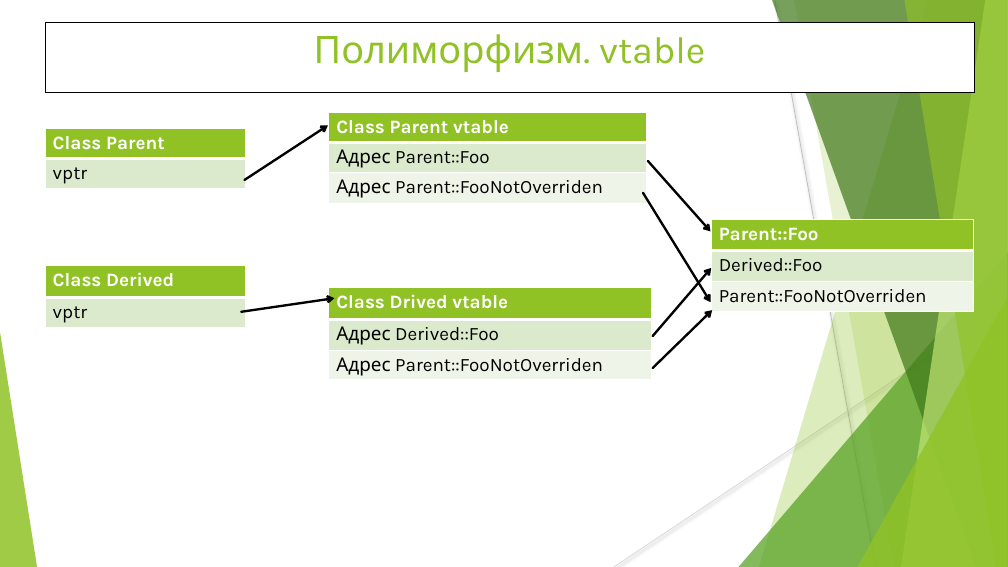
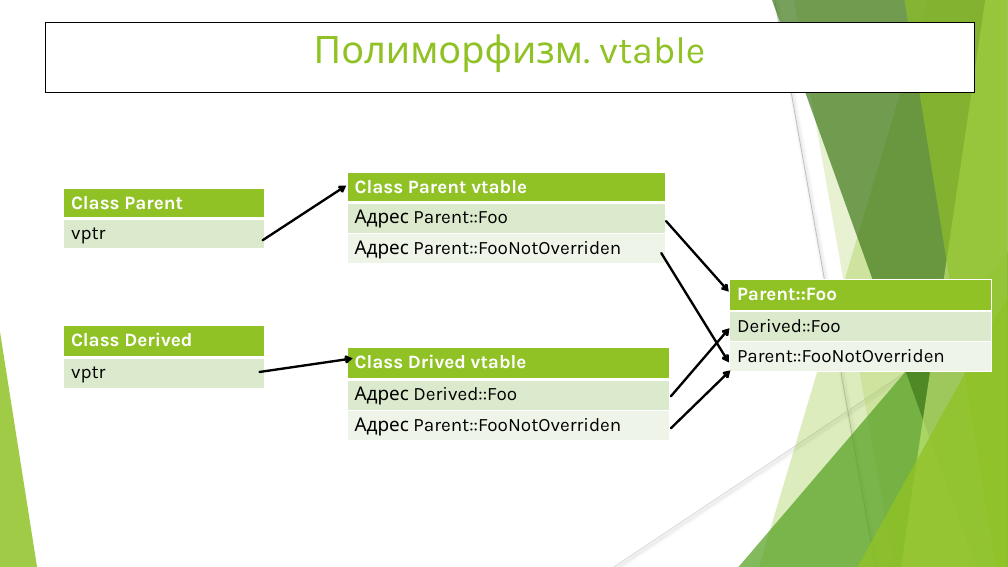
Before and after one commit to WhiteCatStudies/lectures, a slide deck: slide 17 of pt1/lectures/lecture2/lecture2.pptx (slide 16 before the commit). Drawn at 1008x567 pixels with LibreOffice and Linux fonts; fonts in the diff are those of the drawing. Boxes give left, top, right and bottom in pixels: in the first picture for what was removed or moved away, otherwise in the second. Text is boxed around its words. In the diff, an @@ line names an element or a change of style, - is before the commit and + after.

```diff
--- a/pt1/lectures/lecture2/lecture2.pptx
+++ b/pt1/lectures/lecture2/lecture2.pptx
@@ table: place and size @@
-table at box(329, 113, 647, 209)
+table at box(347, 172, 665, 263)
@@ table: place and size @@
-table at box(45, 128, 247, 194)
+table at box(64, 188, 265, 249)
@@ 2 arrows, 1 table: place and size @@
-2 arrows, 1 table at box(45, 126, 334, 331)
+2 arrows, 1 table at box(64, 185, 353, 389)
@@ arrow moved from (644, 193) - (711, 302) to (666, 221) - (729, 292) @@
@@ arrow moved from (653, 337) - (712, 268) to (662, 253) - (729, 362) @@
@@ table: place and size @@
-table at box(712, 219, 973, 316)
+table at box(730, 280, 991, 371)
@@ arrow moved from (653, 368) - (712, 310) to (671, 396) - (730, 328) @@
@@ table: place and size @@
-table at box(329, 287, 652, 384)
+table at box(347, 348, 670, 441)
@@ arrow moved from (648, 161) - (711, 231) to (671, 428) - (730, 371) @@
```
Also in this commit, not shown: 3 other slides changed, 1 other file.
